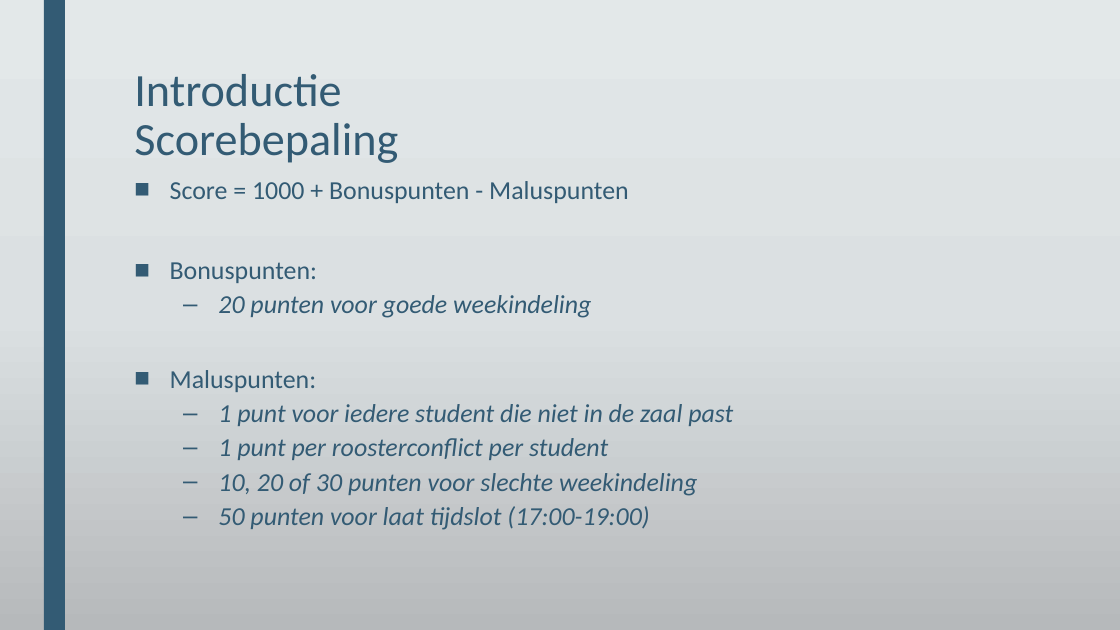
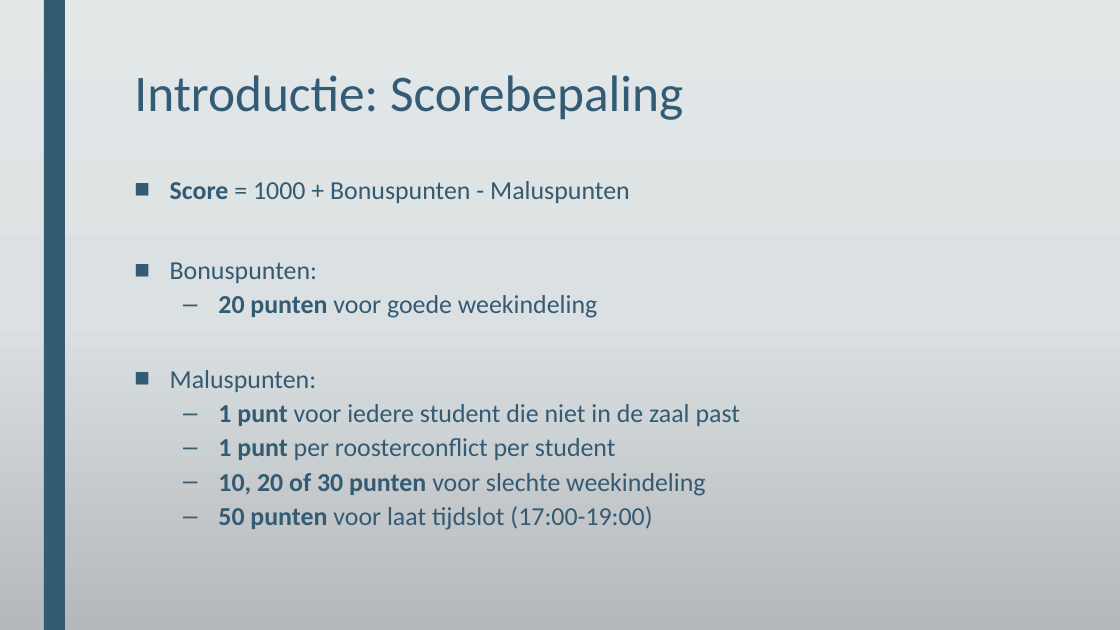
Before and after one commit to DeRoostermakers/Heuristieken, a slide deck: slide 4 of Presentaties/storyboard eindpresentatie.pptx. Drawn at 1120x630 pixels with LibreOffice and Linux fonts; fonts in the diff are those of the drawing; background and template pictures are left out. Boxes give left, top, right and bottom in pixels: in the first picture for what was removed or moved away, otherwise in the second. Text is boxed around its words. In the diff, an @@ line names an element or a change of style, - is before the commit and + after.

```diff
--- a/Presentaties/storyboard eindpresentatie.pptx
+++ b/Presentaties/storyboard eindpresentatie.pptx
@@ title at bbox=[134, 75, 683, 120]: text changed; size 39.6 to 44 pt @@
-Introductie
-Scorebepaling
+Introductie: Scorebepaling
@@ text at bbox=[170, 181, 740, 530]: bold on in "Score", "20 punten", "1 punt", "1 punt" and 2 more places; italic off in "20 punten voor goede weekindeling", "1 punt voor iedere student die niet ...", "1 punt per roosterconflict per student", "10, 20 of 30 punten voor slechte ..." and 1 more places @@
```
Also in this commit, not shown: 3 other slides changed, 1 slide added, 6 other files.
